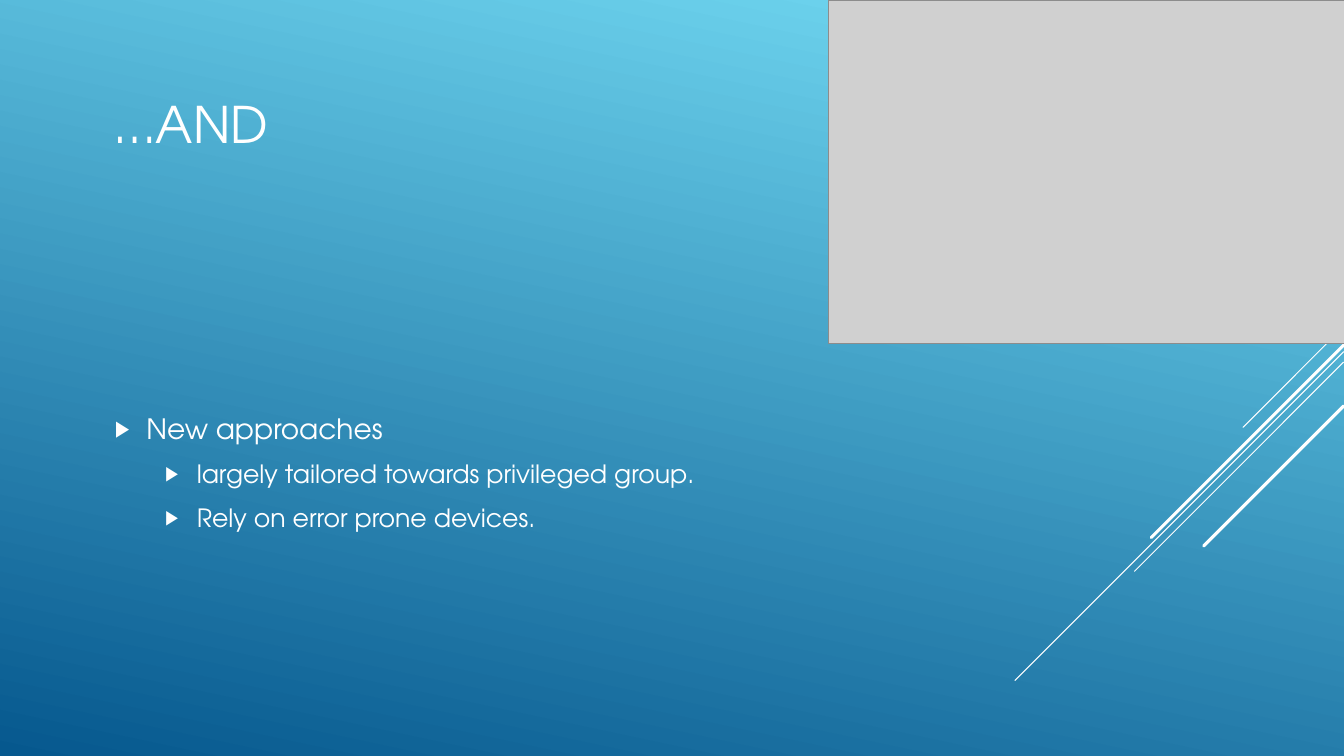
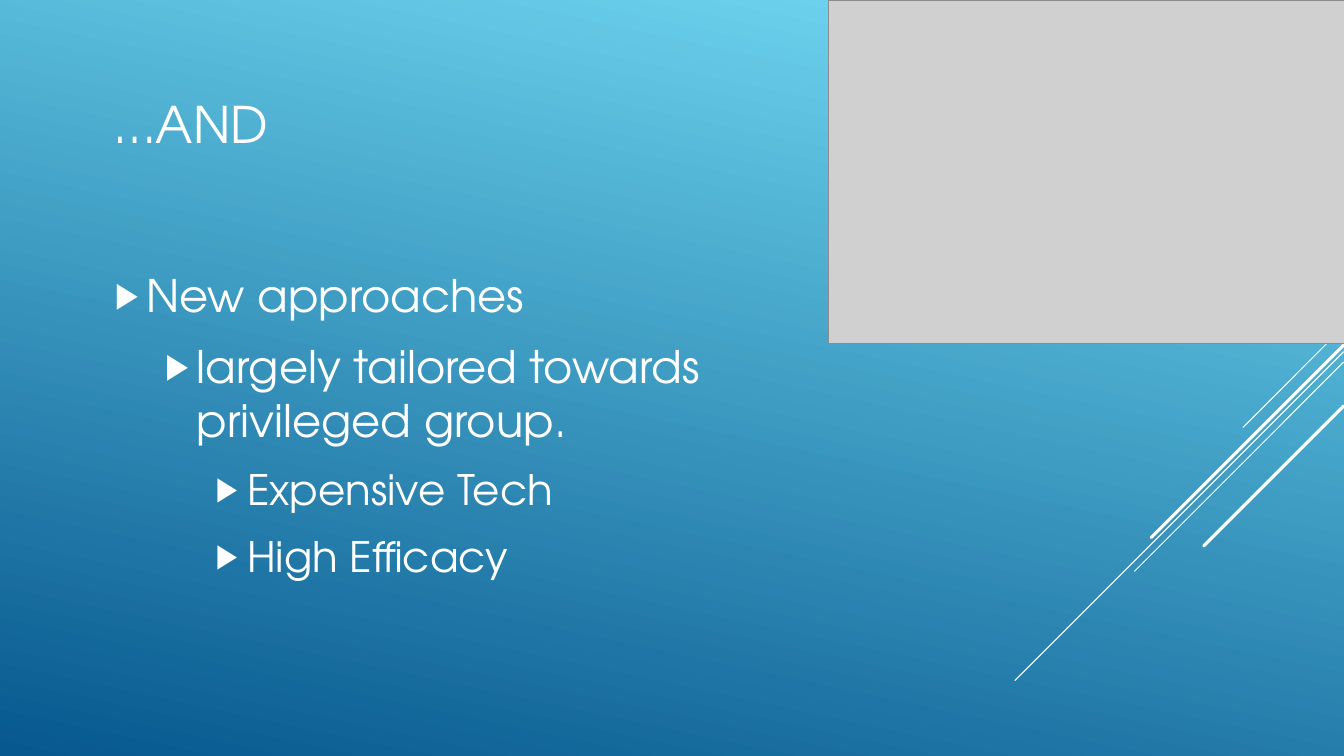
Before and after one commit to buehlere/senior-research, a slide deck: slide 4 of Presentation.pptx. Drawn at 1344x756 pixels with LibreOffice and Linux fonts; fonts in the diff are those of the drawing; grey boxes stand for pictures. Boxes give left, top, right and bottom in pixels: in the first picture for what was removed or moved away, otherwise in the second. Text is boxed around its words. In the diff, an @@ line names an element or a change of style, - is before the commit and + after.

```diff
--- a/Presentation.pptx
+++ b/Presentation.pptx
@@ text "New approaches": place and size @@
-text "New approaches" at <box>146,418,694,532</box>
+text "New approaches" at <box>146,279,700,581</box>
@@ text at <box>146,279,700,447</box>: size 20 to 32 pt in "New approaches"; size 18 to 32 pt in "largely tailored towards privileged group."; more space between paragraphs @@
@@ text at <box>247,474,553,581</box>: text changed; size 18 to 30 pt @@
-  ▶ Rely on error prone devices.
+    ▶ Expensive Tech
+    ▶ High Efficacy
```
Also in this commit, not shown: 6 other slides changed, 11 slides added, 1 slide removed, 10 other files.
